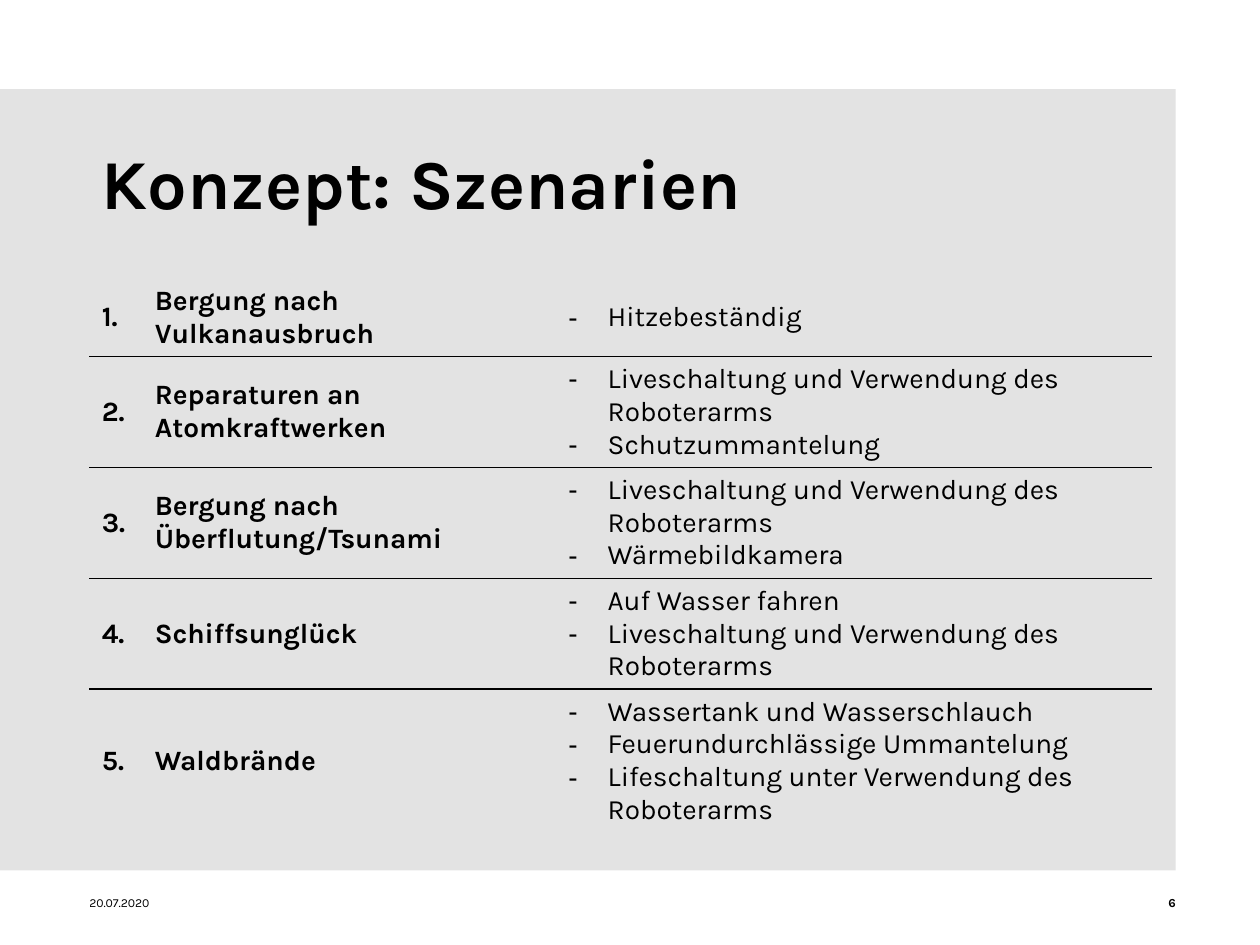
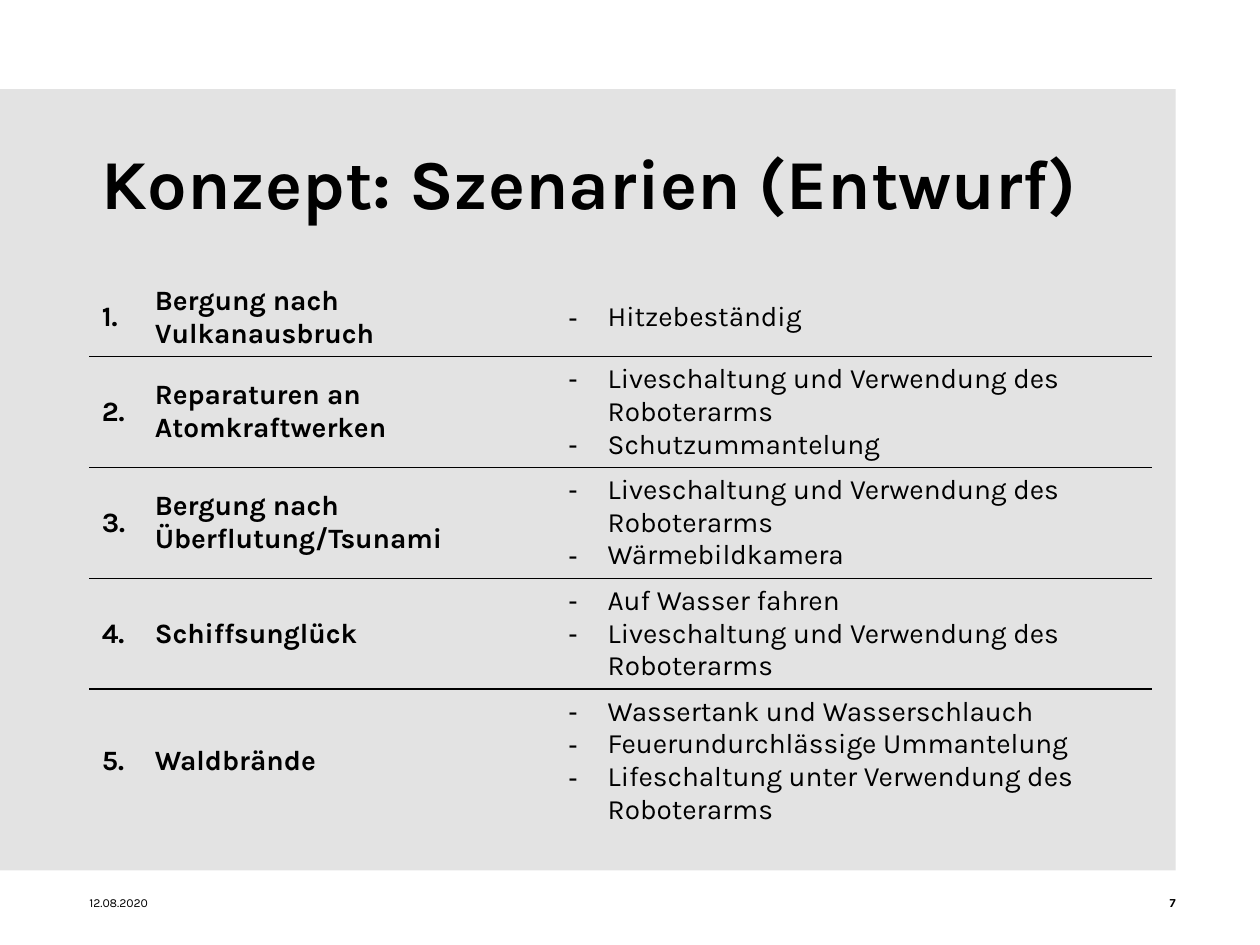
Before and after one commit to Domenic0312/AngewandteElektrotechnik, a slide deck: slide 7 of Präsentation/Präsentation_Rescue_Robot_Gruppe_3.pptx (slide 6 before the commit). Drawn at 1260x945 pixels with LibreOffice and Linux fonts; fonts in the diff are those of the drawing; background and template pictures are left out. Boxes give left, top, right and bottom in pixels: in the first picture for what was removed or moved away, otherwise in the second. Text is boxed around its words. In the diff, an @@ line names an element or a change of style, - is before the commit and + after.

```diff
--- a/Präsentation/Präsentation_Rescue_Robot_Gruppe_3.pptx
+++ b/Präsentation/Präsentation_Rescue_Robot_Gruppe_3.pptx
@@ title at bbox=[102, 156, 1077, 225]: text changed @@
-Konzept: Szenarien
+Konzept: Szenarien (Entwurf)
@@ text at bbox=[89, 899, 148, 907]: text changed @@
-20.07.2020
+12.08.2020
@@ page number at bbox=[1170, 899, 1176, 907]: text changed @@
-6
+7
```
Also in this commit, not shown: 10 other slides changed, 4 slides added.
